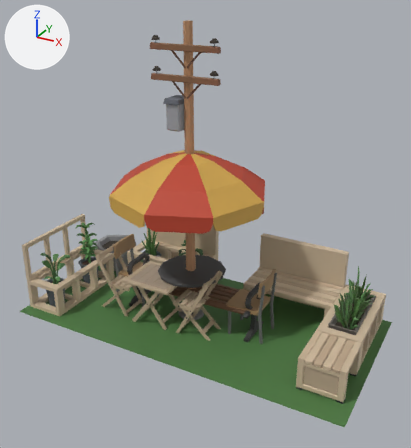
Before and after pictures for a commit that changed the glTF model sets/street-props/gltf-exports/street-props.glb.
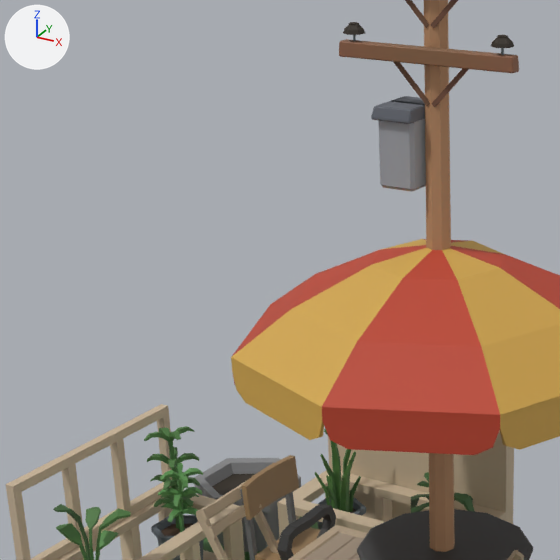
Old and new are each drawn whole from a camera (50 mm lens) standing at (3.84, -6.53, 4.84) and looking at (0.32, -0.12, 1.63) and again close up on the part from 5% to 58% of the width and 13% to 61% of the height. Arrows for +X, +Y and +Z are at upper left; the lights stay in place. Where no turn or scale is listed for an object, it has been applied to the vertices. Vertices at the same position are counted once.

Names of what the first close-up shows: 'bench_orientation_center', 'outdoor_dining', 'parklet', 'utility_pole'.
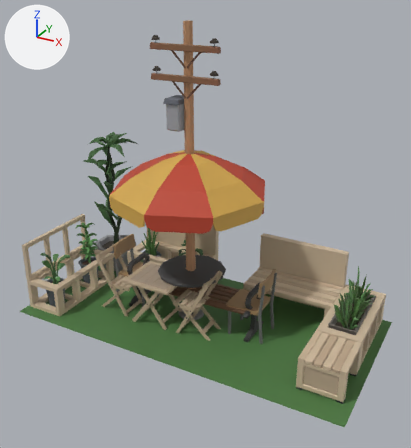
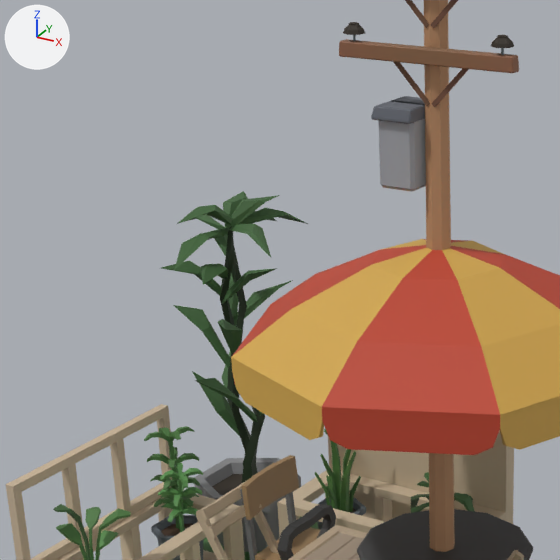
Commit message: street-props
*fixed missing plant in parklet

Where the change shows, as pixel boxes (x1, y1, x2, y2) in the close-ups (560 x 560 px):
'parklet', reshaped
    before: (6, 404, 524, 560)
    after: (6, 191, 524, 560)
part 1 of me_parklet, added (green)
    after: (161, 191, 308, 483)

What changed in the scene script:
```text
Change me_parklet:
    used by ob_parklet; location = (2.349, -0.526, 0.404)
    remove me_parklet.from_pydata(...)  # 3403 vertices, 6016 faces; spans x -4.74..0.44, y -0.72..1.78, z -0.41..0.68
    add me_parklet.from_pydata(...)  # 3639 vertices, 6400 faces; spans x -4.91..0.44, y -0.72..1.84, z -0.41..2.0
    me_parklet part 1
    236 vertices are added at x -4.91..-3.82, y 0.71..1.84, z -0.1..2.0
    384 new faces join them
```
